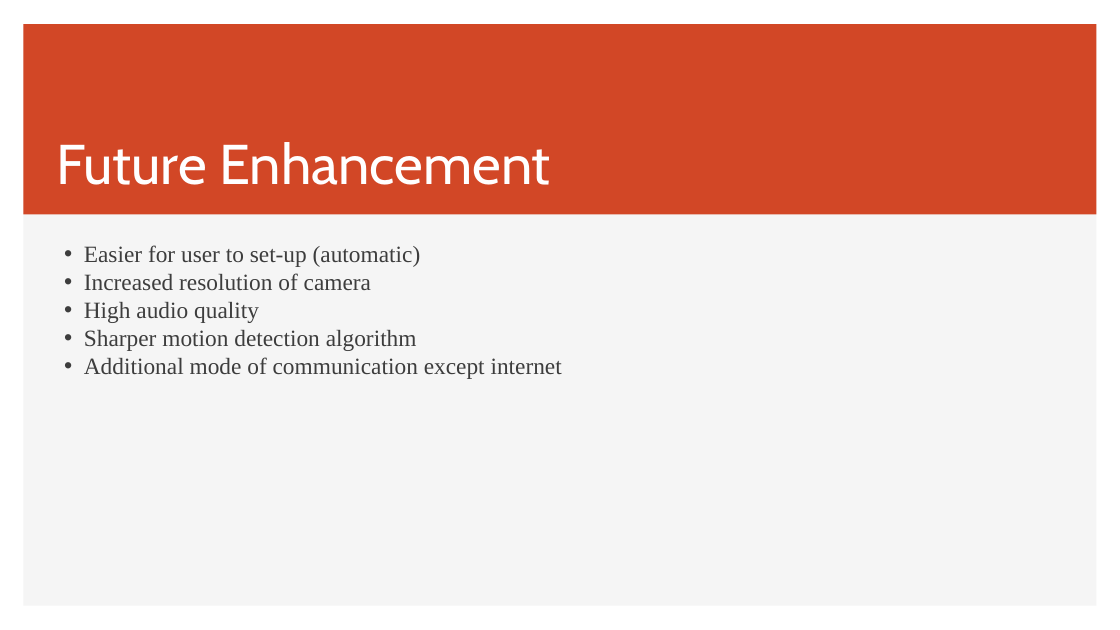
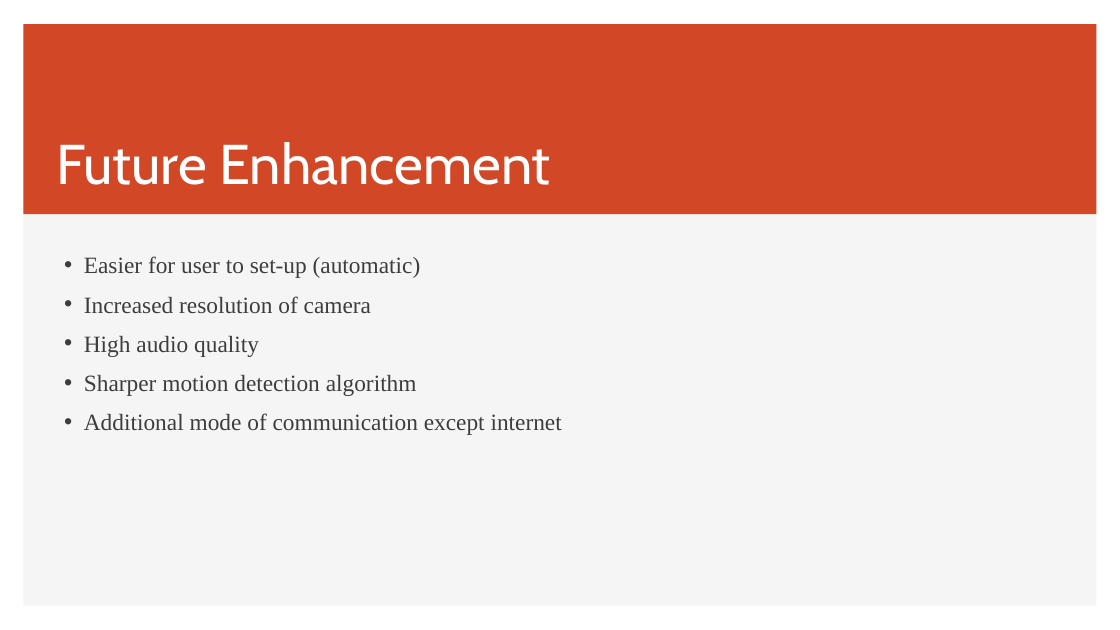
Before and after one commit to prajwollamichhane11/embeddedSystemProjectReport, a slide deck: slide 11 of Embedded System Presentation.pptx. Drawn at 1120x630 pixels with LibreOffice and Linux fonts; fonts in the diff are those of the drawing. Boxes give left, top, right and bottom in pixels: in the first picture for what was removed or moved away, otherwise in the second. Text is boxed around its words. In the diff, an @@ line names an element or a change of style, - is before the commit and + after.

```diff
--- a/Embedded System Presentation.pptx
+++ b/Embedded System Presentation.pptx
@@ text "Easier for user to set-up ..." at <box>84,256,562,435</box>: line spacing 1 to 1.4 @@
```
Also in this commit, not shown: 7 other slides changed, 1 slide added, 2 slides removed, 1 other file.
